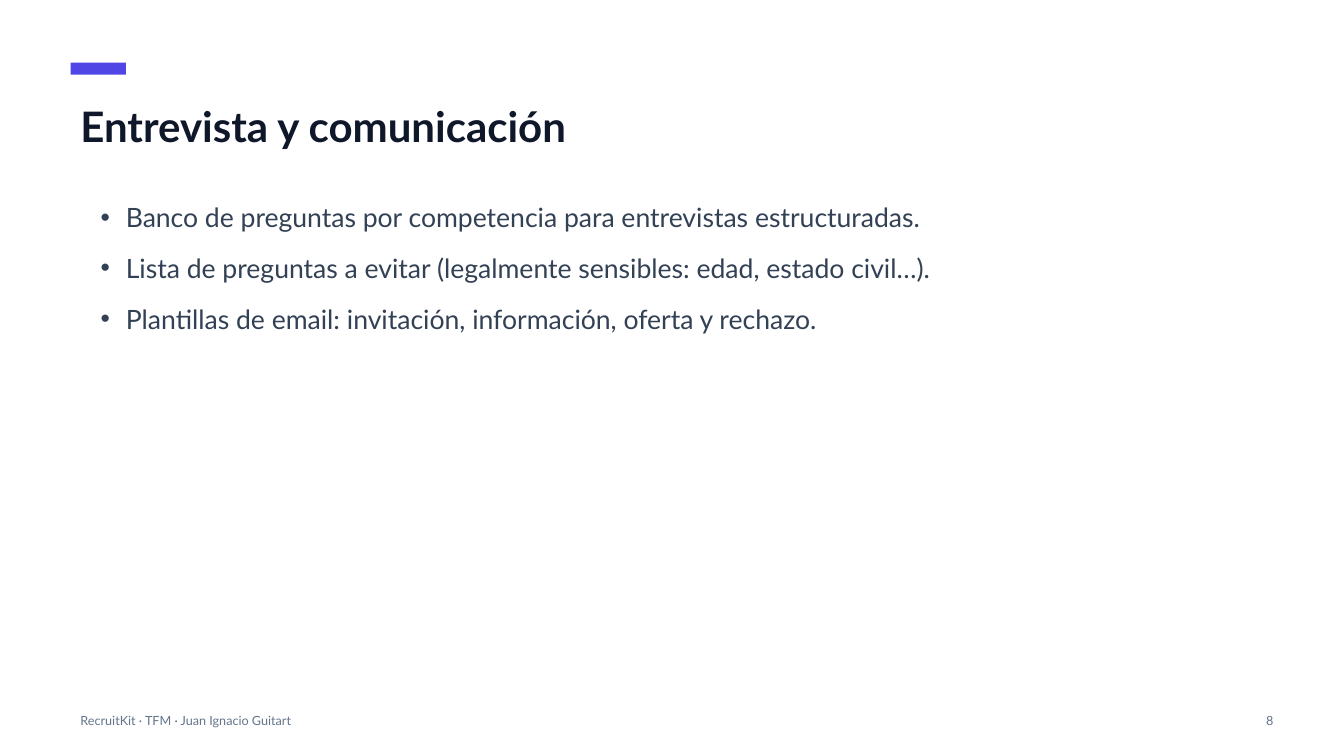
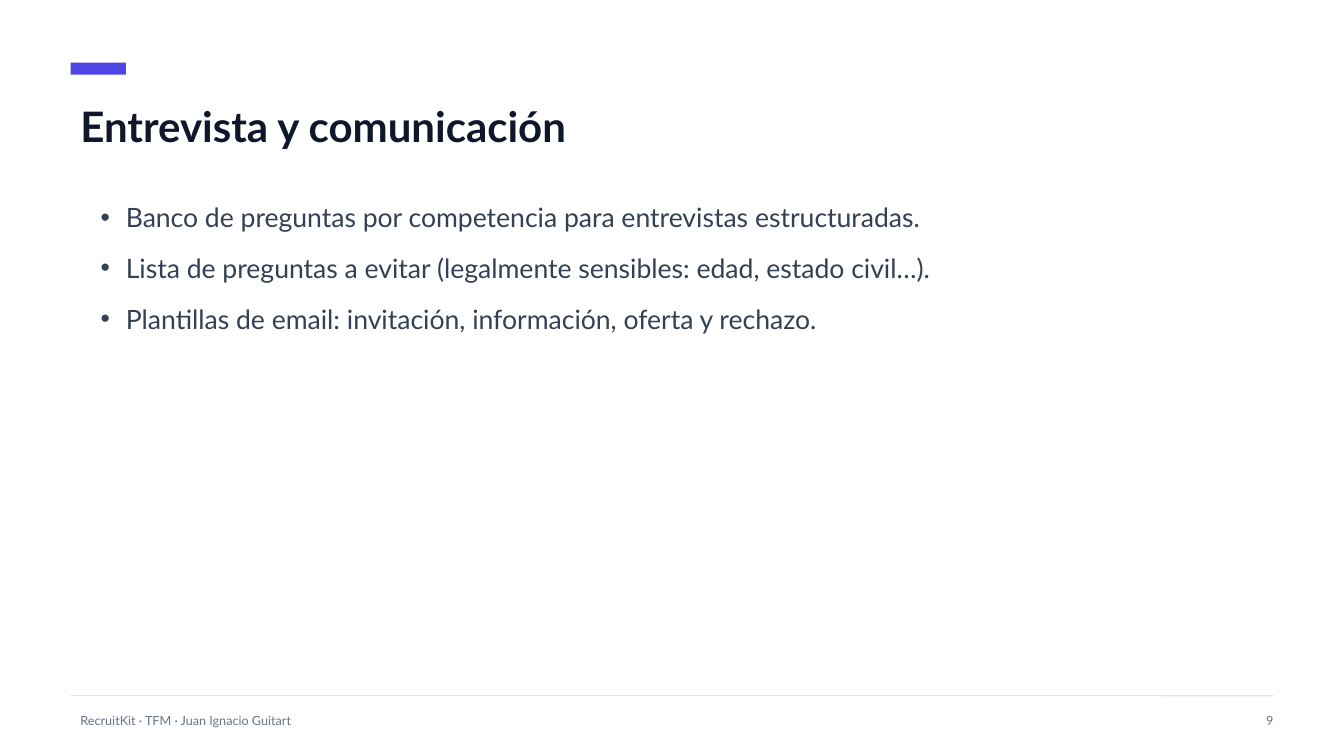
Before and after one commit to Jguita65/joblens, a slide deck: slide 9 of slides.pptx (slide 8 before the commit). Drawn at 1344x756 pixels with LibreOffice and Linux fonts; fonts in the diff are those of the drawing. Boxes give left, top, right and bottom in pixels: in the first picture for what was removed or moved away, otherwise in the second. Text is boxed around its words. In the diff, an @@ line names an element or a change of style, - is before the commit and + after.

```diff
--- a/slides.pptx
+++ b/slides.pptx
@@ line added from (71, 696) to (1273, 696), #E2E8F0 1 pt @@
@@ text at box(1266, 716, 1273, 725): text changed @@
-8
+9
```
Also in this commit, not shown: 10 other slides changed, 1 slide added, 3 other files.
